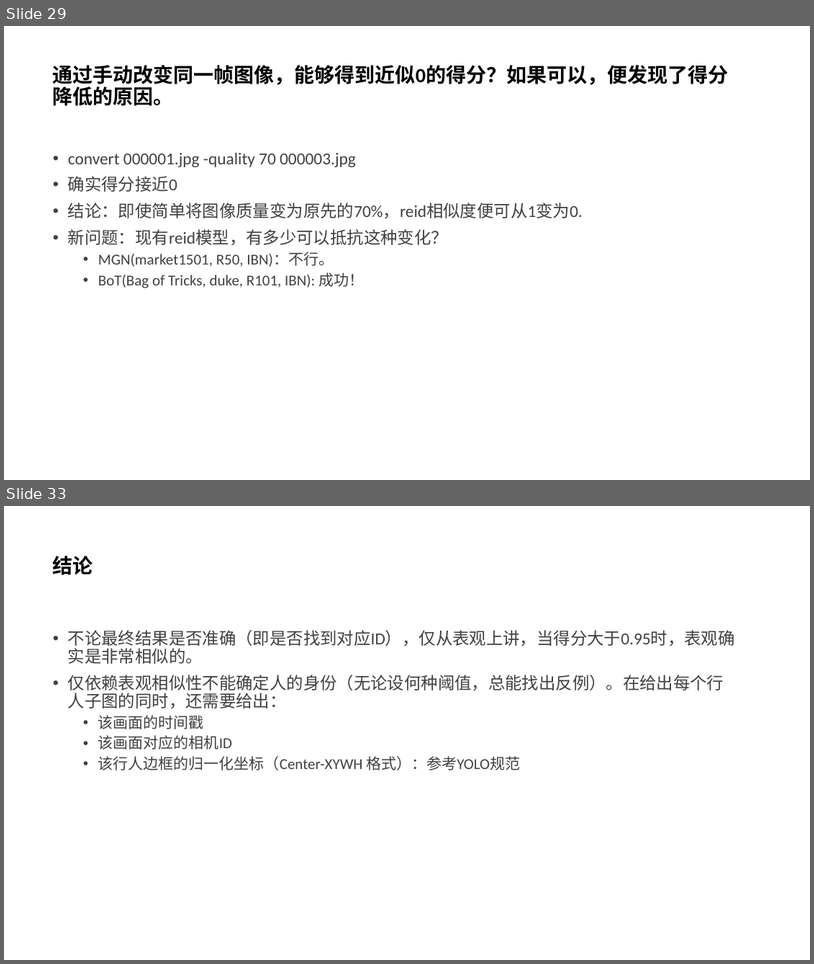
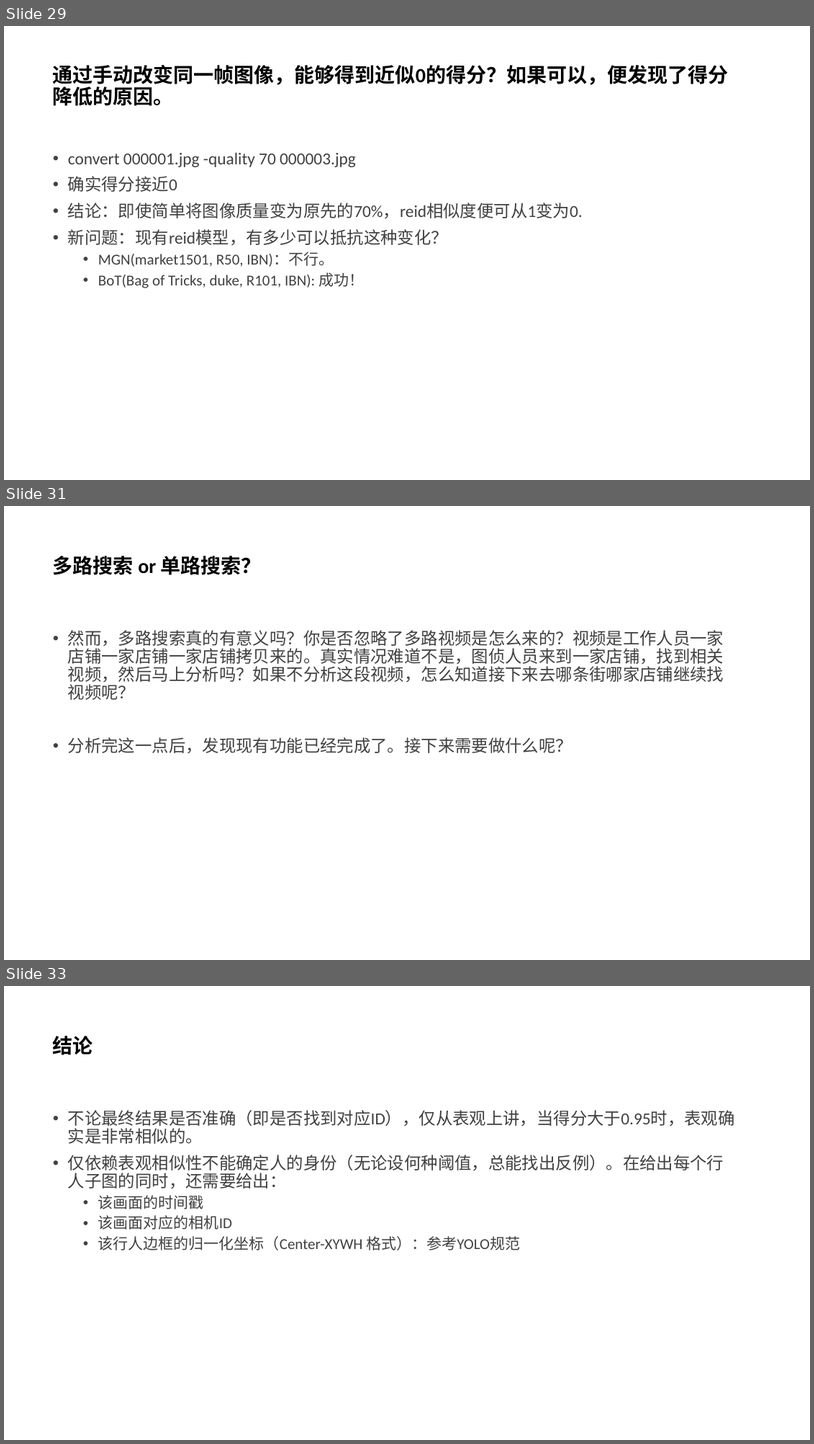
Before and after one commit to liandun110/fast-reid, a slide deck: ReID.pptx. Shown one above the other, each under a label of ours: slides 29 and 33 before the commit, slides 29, 31 and 33 after it; the slides between them are not shown. The pictures are 814x964 and 814x1444 pixels, drawn with LibreOffice and Linux fonts; fonts in the diff are those of the drawing. Boxes give left, top, right and bottom in pixels: in the first picture for what was removed or moved away, otherwise in the second. Text is boxed around its words. In the diff, an @@ line names an element or a change of style, - is before the commit and + after.

```diff
--- a/ReID.pptx
+++ b/ReID.pptx
@@ slide 31 added at [4,506,810,960], background #FFFFFF @@
@@ title added at [53,556,262,575], 24 pt, text #000000, bold @@
+多路搜索 or 单路搜索？
@@ text added at [68,630,724,753], 20 pt, text #404040 @@
+• 然而，多路搜索真的有意义吗？你是否忽略了多路视频是怎么来的？视频是工作人员一家店铺一家店铺一家店铺拷贝来的。真实情况难道不是，图侦人员来到一家店铺，找到相关视频，然后马上分析吗？如果不分析这段视频，怎么知道接下来去哪条街哪家店铺继续找视频呢？
+• 分析完这一点后，发现现有功能已经完成了。接下来需要做什么呢？
```
Also in this commit, not shown: 5 other slides added, 3 slides removed, 1 other file.
